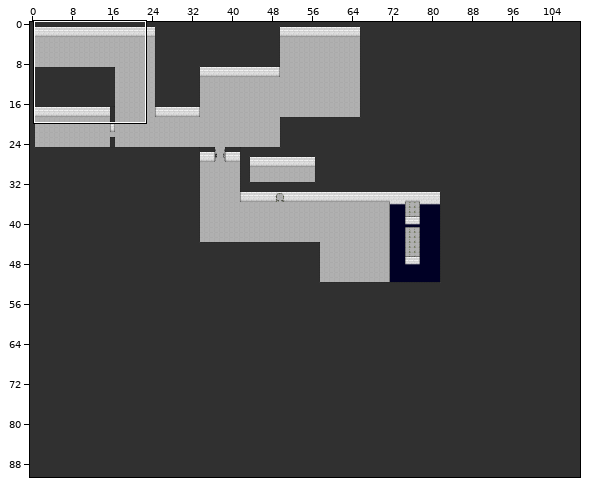
Two states of a Tiled map, Assets/Maps/Tiled/Level-001.tmx. Above, an overview of the earlier version with the close-up marked.
Close-up. Before the commit:
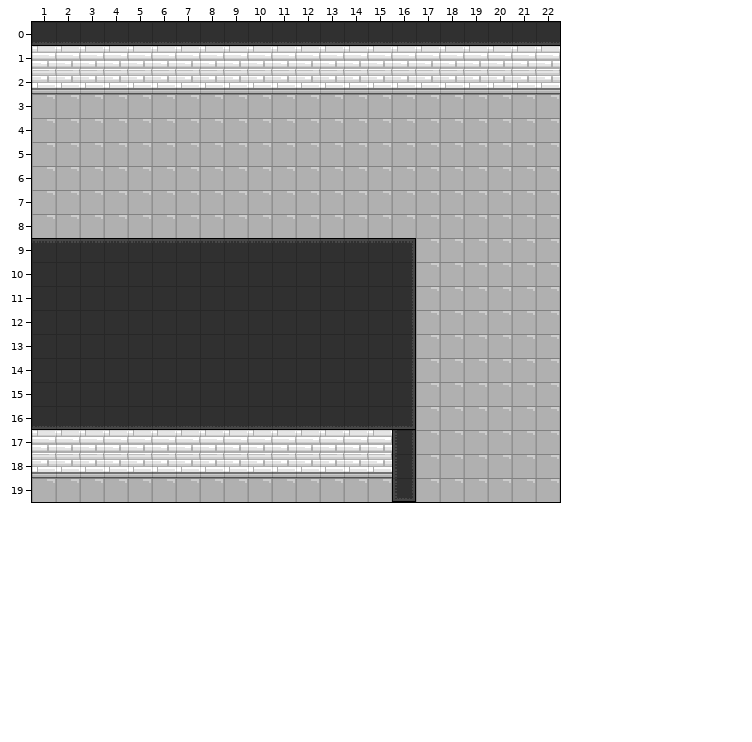
Cells are 16x16 px. Shown: x 1..22, y 0..19. The commit also changed other parts of the map, which this record leaves out.
The same view after the edit:
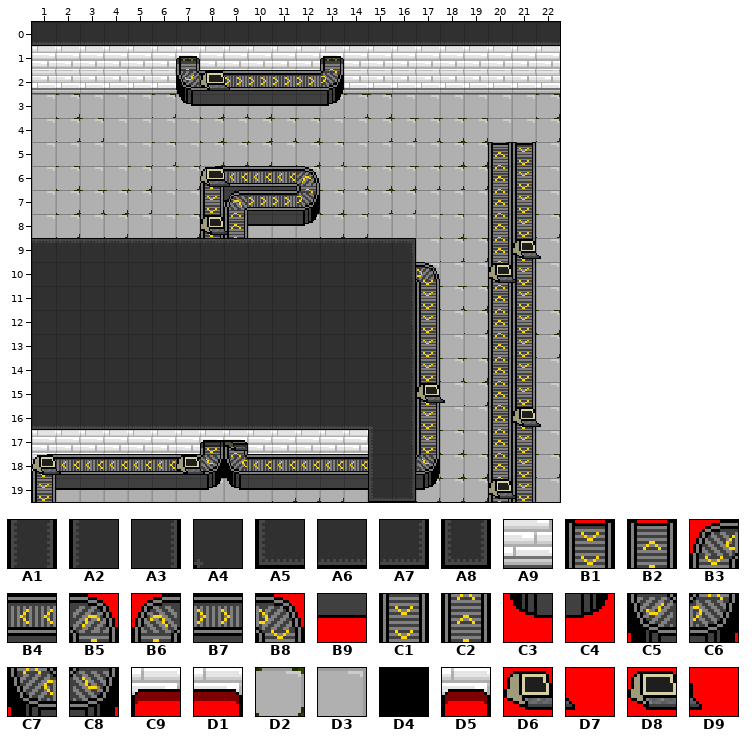
Key: from "Tileset": A1 4, A2 16, A3 18, A4 23, A5 32, A6 33, A7 34, A8 35, A9 42, B1 48, B2 49, B3 50, B4 51, B5 52, B6 53, B7 54, B8 55, B9 57, C1 66, C2 68, C3 72, C4 74, C5 82, C6 84, C7 85, C8 87, C9 102, D1 104, D2 113, D3 116, D4 118, D5 119, D6 144, D7 145, D8 160, D9 161.
__ is an empty cell, ## one hidden under a higher layer.
Tiles replaced or removed in this view: A1, A6, A7, A8, A9, D3.
Tiles of an added or newly shown layer are drawn over the layers below it.
The edit:
Changed rows in their new state; .. is an unchanged cell.
Layer "Ground":
first column x 2:
 3 D2 .. .. .. D2 .. D2 D2 D2 .. .. .. D2 D2 .. .. .. .. .. .. D2
 4 D2 D2 .. .. .. .. D2 .. D2 D2 D2 .. .. D2 D2 D2 D2 D2 .. .. D2
 5 .. .. .. .. D2 .. D2 D2 D2 .. D2 D2 .. .. .. .. D2 D2 D2 .. ..
 6 D2 .. .. D2 .. D2 .. .. ## .. D2 .. D2 D2 D2 D2 D2 D2 .. .. ..
 7 D2 D2 D2 D2 .. .. .. .. .. .. D2 D2 .. D2 D2 .. .. .. .. .. ..
 8 D2 .. D2 .. .. D2 .. .. .. .. .. D2 D2 .. .. .. D2 .. .. .. D2
 9 .. .. .. .. .. .. .. .. .. .. .. .. .. .. .. .. D2 D2 .. .. ..
10 .. .. .. .. .. .. .. .. .. .. .. .. .. .. .. .. .. .. ## ## ..
11 .. .. .. .. .. .. .. .. .. .. .. .. .. .. .. .. D2 D2 .. ## ..
12 .. .. .. .. .. .. .. .. .. .. .. .. .. .. .. .. .. D2 ## ## D2
13 .. .. .. .. .. .. .. .. .. .. .. .. .. .. .. .. .. .. .. ## D2
14 .. .. .. .. .. .. .. .. .. .. .. .. .. .. .. .. D2 D2 .. ## ..
15 .. .. .. .. .. .. .. .. .. .. .. .. .. .. .. .. .. D2 .. ## ..
16 .. .. .. .. .. .. .. .. .. .. .. .. .. .. .. ## .. .. .. .. ..
17 .. .. .. .. .. .. .. .. .. .. .. .. .. .. .. ## D2 .. .. .. ..
18 .. .. .. .. .. .. .. .. .. .. .. .. .. .. .. .. D2 D2 .. ## D2
19 .. .. .. .. .. .. .. .. .. D2 D2 D2 .. __ .. D2 D2 D2 .. .. ..
Layer "WallsBack":
first column x 8:
17 .. .. .. .. .. .. .. .. __
18 D4 D4 .. .. .. .. .. .. __
19 .. .. .. .. .. .. .. .. __
Layer "ConveyorsBack" (now shown):
first column x 7:
 3 C3 B9 B9 B9 B9 B9 C4
first column x 9:
 7 B9 .. .. ..
 8 .. B9 B9 C4
first column x 2:
19 B9 B9 B9 B9 B9 B9 C4 C3 B9 B9 B9 B9 B9 .. .. C4
Layer "ConveyorsFront" (now shown):
first column x 1:
 1 .. .. .. .. .. .. C2 .. .. .. .. .. C2 .. .. .. .. .. .. .. ..
 2 .. .. .. .. .. .. C5 B7 B7 B7 B7 B7 C6 .. .. .. .. .. .. .. ..
 5 .. .. .. .. .. .. .. .. .. .. .. .. .. .. .. .. .. .. .. B2 B1
 6 .. .. .. .. .. .. .. B3 B4 B4 B4 B5 .. .. .. .. .. .. .. C2 C1
 7 .. .. .. .. .. .. .. C1 B6 B7 B7 C6 .. .. .. .. .. .. .. C2 C1
 8 .. .. .. .. .. .. .. C1 C2 .. .. .. .. .. .. .. .. .. .. C2 C1
 9 .. .. .. .. .. .. .. .. .. .. .. .. .. .. .. .. .. .. .. C2 C1
10 .. .. .. .. .. .. .. .. .. .. .. .. .. .. .. .. B8 .. .. C2 C1
11 .. .. .. .. .. .. .. .. .. .. .. .. .. .. .. .. C1 .. .. C2 C1
12 .. .. .. .. .. .. .. .. .. .. .. .. .. .. .. .. C1 .. .. C2 C1
13 .. .. .. .. .. .. .. .. .. .. .. .. .. .. .. .. C1 .. .. C2 C1
14 .. .. .. .. .. .. .. .. .. .. .. .. .. .. .. .. C1 .. .. C2 C1
15 .. .. .. .. .. .. .. .. .. .. .. .. .. .. .. .. C1 .. .. C2 C1
16 .. .. .. .. .. .. .. .. .. .. .. .. .. .. .. .. C1 .. .. C2 C1
17 .. .. .. .. .. .. .. C1 C2 .. .. .. .. .. .. .. C1 .. .. C2 C1
18 B3 B4 B4 B4 B4 B4 B4 C8 C7 B4 B4 B4 B4 B4 .. .. C8 .. .. C2 C1
19 C1 .. .. .. .. .. .. .. .. .. .. .. .. .. .. .. .. .. .. C2 C1
Layer "Decorations" (added):
first column x 8:
 2 D8 D9
first column x 8:
 6 D8 D9 .. .. .. .. .. .. .. .. .. .. .. .. ..
 8 D6 D7 .. .. .. .. .. .. .. .. .. .. .. .. ..
 9 .. .. .. .. .. .. .. .. .. .. .. .. .. D6 D7
10 .. .. .. .. .. .. .. .. .. .. .. .. D6 D7 ..
first column x 1:
15 .. .. .. .. .. .. .. .. .. .. .. .. .. .. .. .. D6 D7 .. .. .. ..
16 .. .. .. .. .. .. .. .. .. .. .. .. .. .. .. .. .. .. .. .. D6 D7
17 .. .. .. .. .. .. .. .. D6 .. .. .. .. .. .. .. .. .. .. .. .. ..
18 D6 D7 .. .. .. .. D6 D7 .. .. .. .. .. .. .. .. .. .. .. .. .. ..
19 .. .. .. .. .. .. .. .. .. .. .. .. .. .. .. .. .. .. .. D6 D7 ..
Layer "WallsFront":
first column x 7:
 1 D5 .. .. .. .. .. D5
first column x 8:
16 .. .. .. .. .. .. .. A4 A3
17 C9 D1 .. .. .. .. .. A2 A3
18 .. .. .. .. .. .. .. A2 A3
19 .. .. .. .. .. .. .. A5 A7
